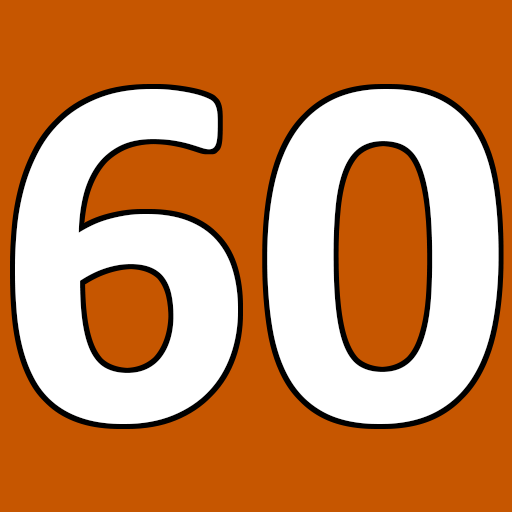
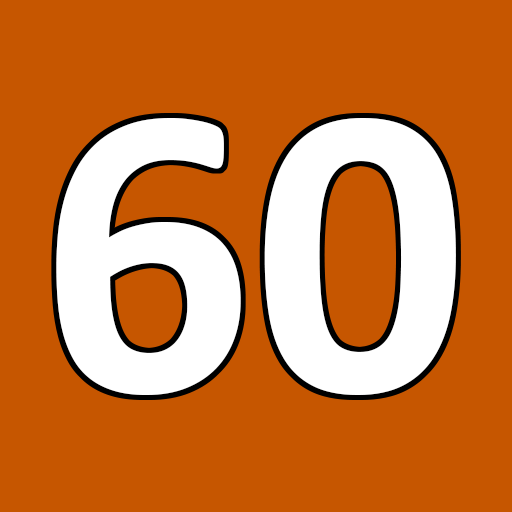
Layer changes from the first 512px x 512px image to the second:
painted on "60" over (x1=15, y1=89, x2=499, y2=424)
painted on "Background" over (x1=10, y1=84, x2=504, y2=429)
